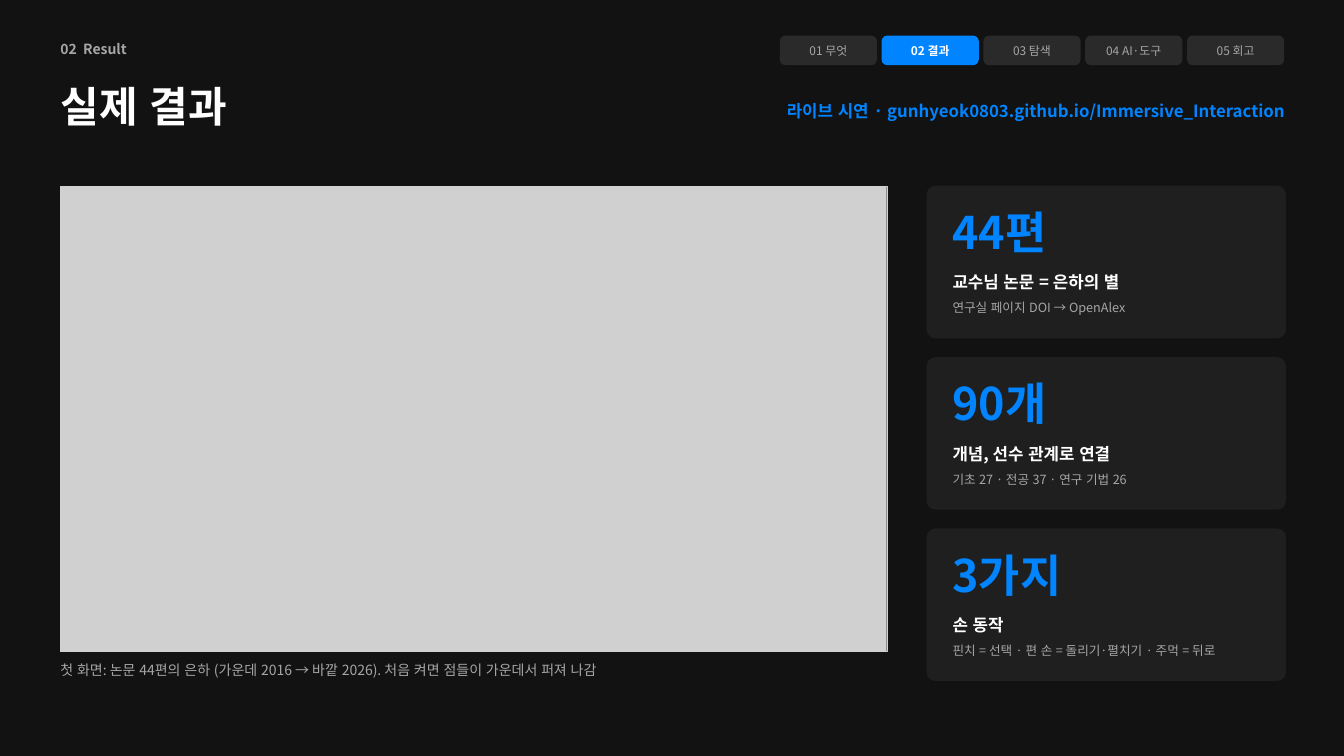
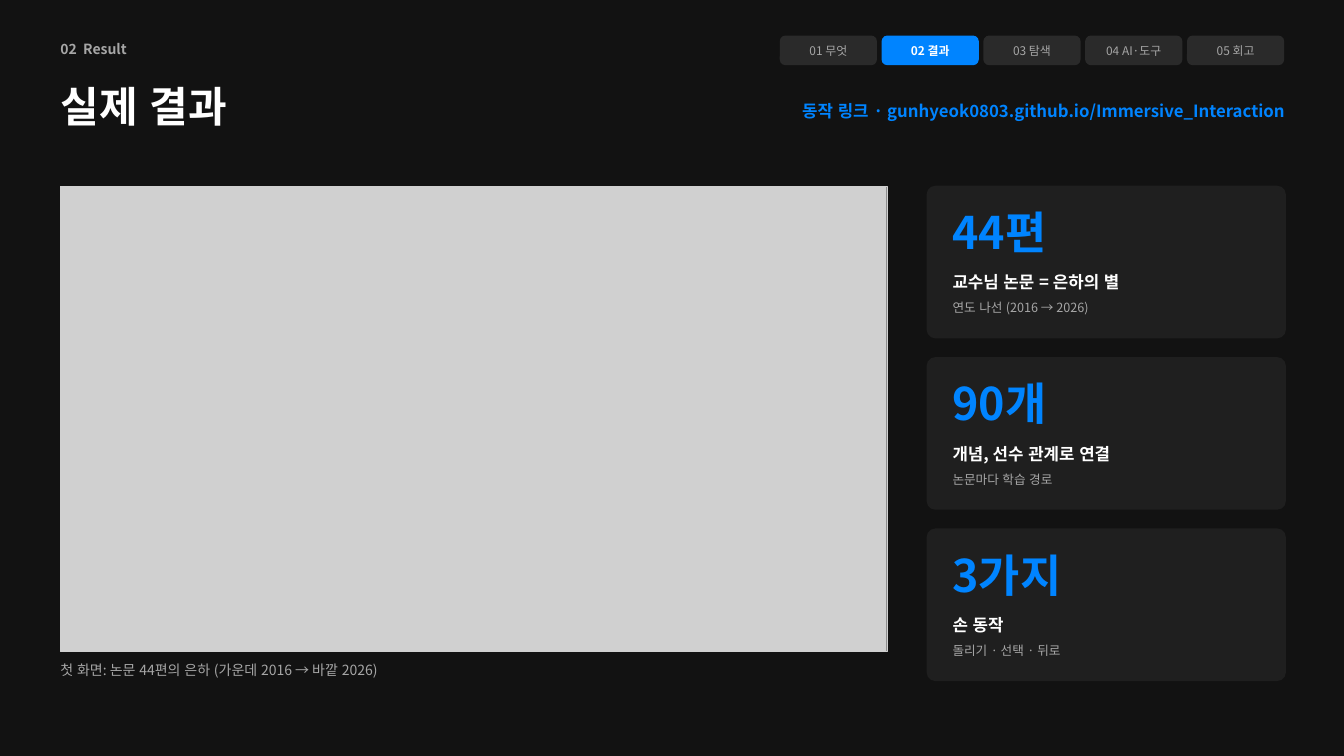
Before and after one commit to gunhyeok0803/Immersive_Interaction, a slide deck: slide 6 of presentation/slides.pptx. Drawn at 1344x756 pixels with LibreOffice and Linux fonts; fonts in the diff are those of the drawing; grey boxes stand for pictures. Boxes give left, top, right and bottom in pixels: in the first picture for what was removed or moved away, otherwise in the second. Text is boxed around its words. In the diff, an @@ line names an element or a change of style, - is before the commit and + after.

```diff
--- a/presentation/slides.pptx
+++ b/presentation/slides.pptx
@@ text at box(802, 103, 1284, 121): text changed @@
-라이브 시연 · gunhyeok0803.github.io/Immersive_Interaction
+동작 링크 · gunhyeok0803.github.io/Immersive_Interaction
@@ text at box(953, 301, 1088, 314): text changed @@
-연구실 페이지 DOI → OpenAlex
+연도 나선 (2016 → 2026)
@@ text at box(953, 473, 1052, 485): text changed @@
-기초 27 · 전공 37 · 연구 기법 26
+논문마다 학습 경로
@@ text at box(953, 644, 1060, 656): text changed @@
-핀치 = 선택 · 편 손 = 돌리기·펼치기 · 주먹 = 뒤로
+돌리기 · 선택 · 뒤로
@@ text at box(60, 663, 378, 678): text changed @@
-첫 화면: 논문 44편의 은하 (가운데 2016 → 바깥 2026). 처음 켜면 점들이 가운데서 퍼져 나감
+첫 화면: 논문 44편의 은하 (가운데 2016 → 바깥 2026)
```
Also in this commit, not shown: 21 other slides changed, 1 other file.
